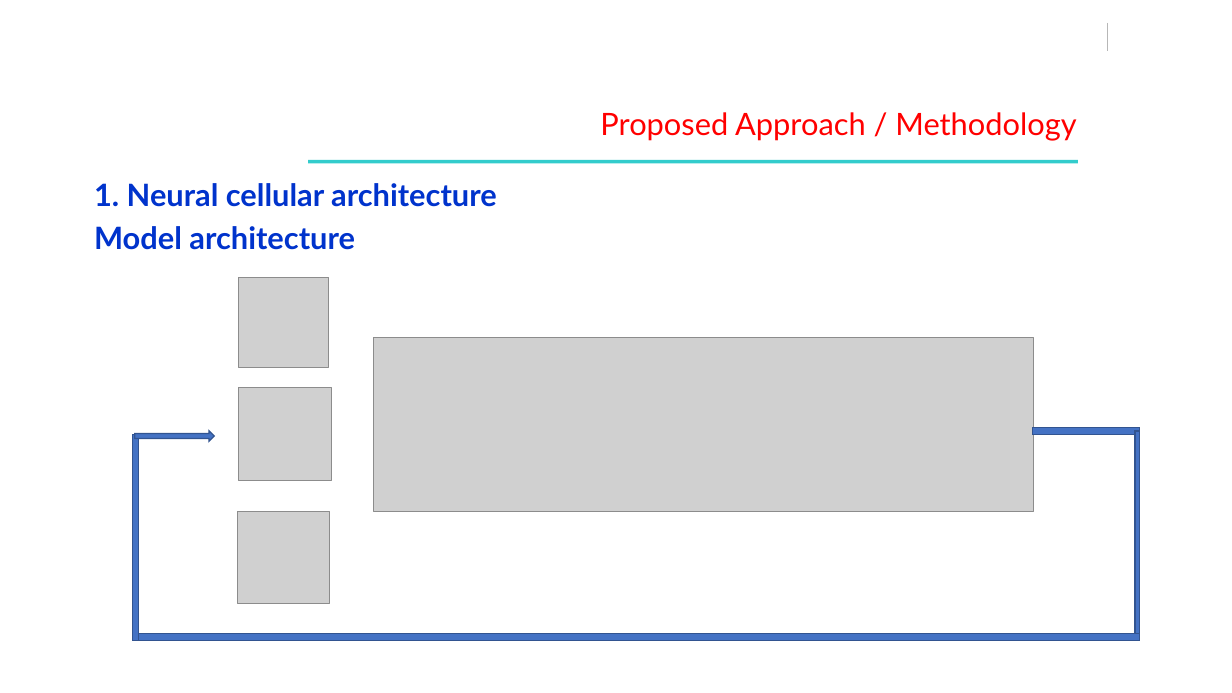
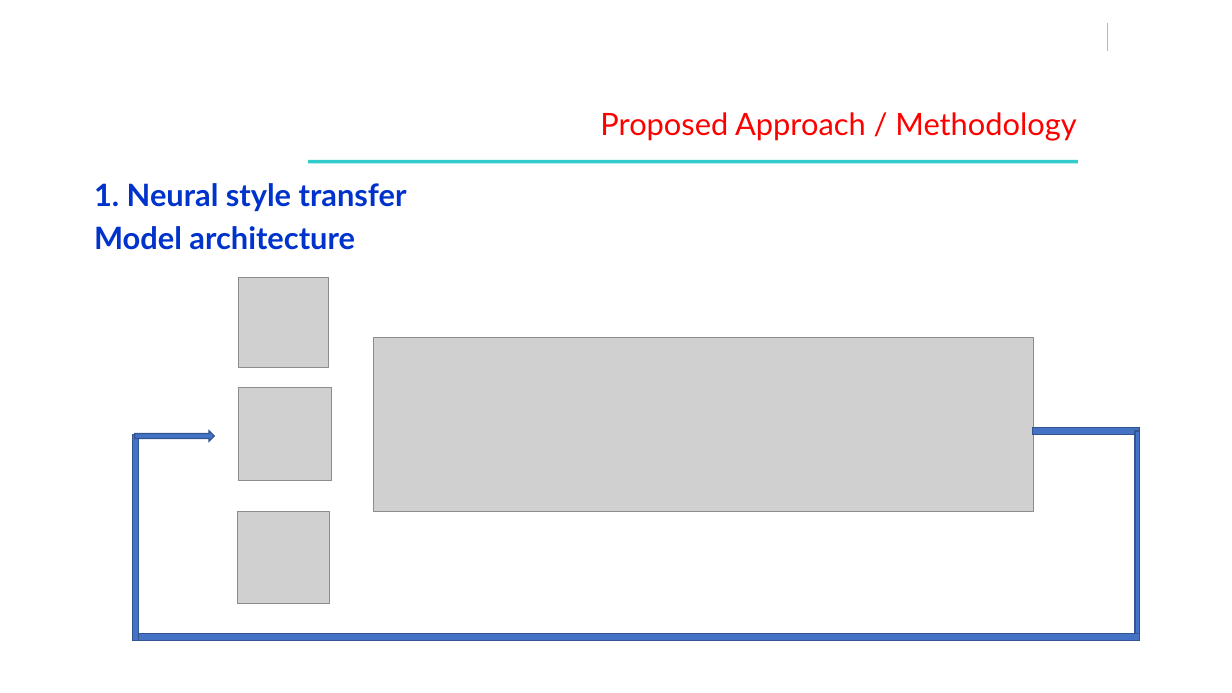
Before and after one commit to saahil-jain/Font_Style_Transfer, a slide deck: slide 7 of Documents/REVIEW - 2 - UE17CS490B – Capstone Project Phase – 2.pptx. Drawn at 1232x693 pixels with LibreOffice and Linux fonts; fonts in the diff are those of the drawing; grey boxes stand for pictures; background and template pictures are left out. Boxes give left, top, right and bottom in pixels: in the first picture for what was removed or moved away, otherwise in the second. Text is boxed around its words. In the diff, an @@ line names an element or a change of style, - is before the commit and + after.

```diff
--- a/Documents/REVIEW - 2 - UE17CS490B – Capstone Project Phase – 2.pptx
+++ b/Documents/REVIEW - 2 - UE17CS490B – Capstone Project Phase – 2.pptx
@@ text at [94, 183, 407, 211]: text changed @@
-1. Neural cellular architecture
+1. Neural style transfer
```
Also in this commit, not shown: 1 other slide changed, 2 other files.
